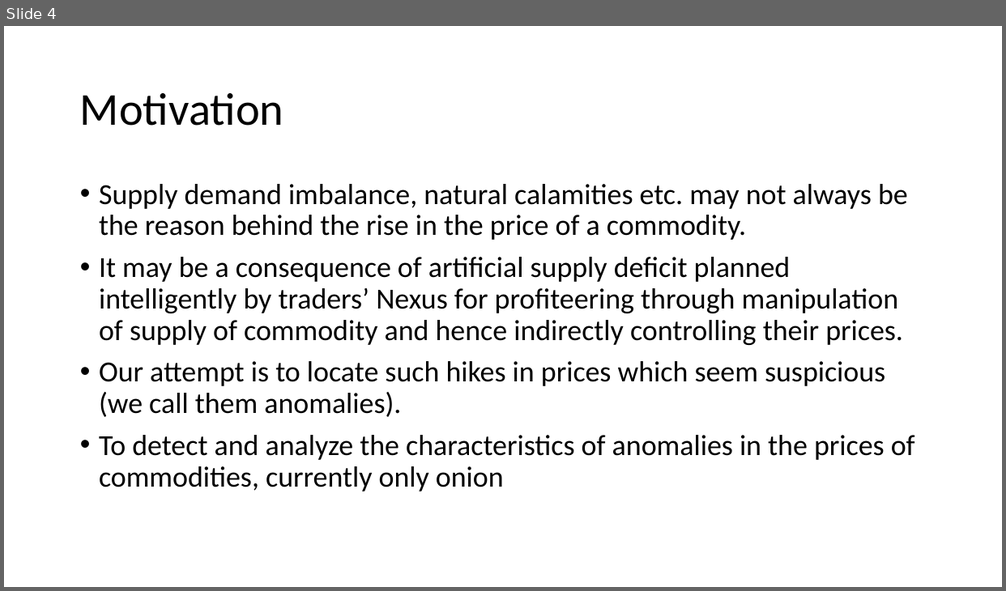
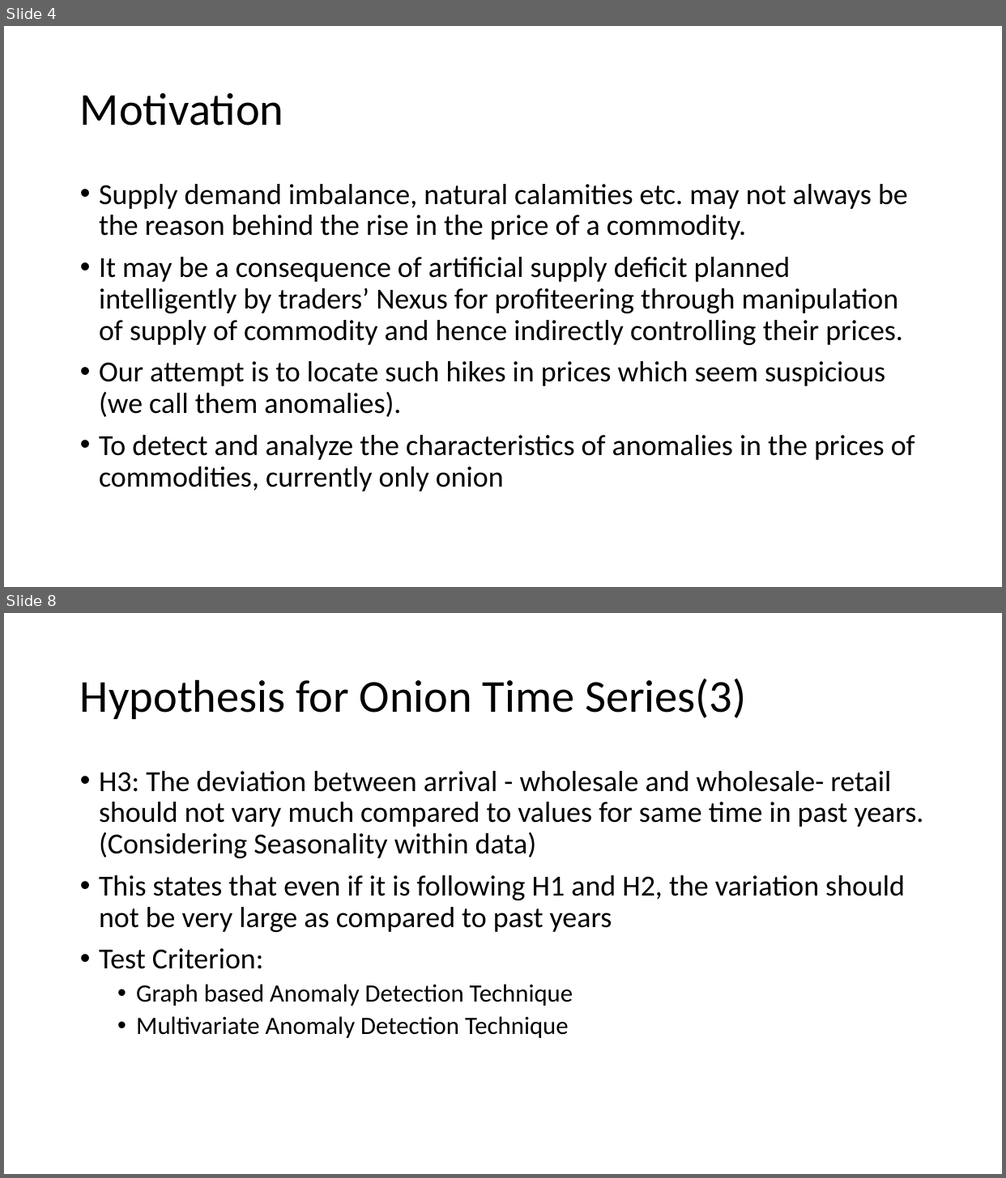
Before and after one commit to baldvaritesh/mtp, a slide deck: thesisPresentation/Thesis.pptx. Shown one above the other, each under a label of ours: slide 4 before the commit, slides 4 and 8 after it; the slides between them are not shown. The pictures are 1006x591 and 1006x1178 pixels, drawn with LibreOffice and Linux fonts; fonts in the diff are those of the drawing. Boxes give left, top, right and bottom in pixels: in the first picture for what was removed or moved away, otherwise in the second. Text is boxed around its words. In the diff, an @@ line names an element or a change of style, - is before the commit and + after.

```diff
--- a/thesisPresentation/Thesis.pptx
+++ b/thesisPresentation/Thesis.pptx
@@ slide 8 added at box(4, 613, 1002, 1174), background #FFFFFF @@
@@ title added at box(80, 679, 746, 719), 44 pt, text #000000 @@
+Hypothesis for Onion Time Series(3)
@@ text added at box(99, 771, 924, 1038), 28 pt, text #000000 @@
+• H3: The deviation between arrival - wholesale and wholesale- retail should not vary much compared to values for same time in past years.(Considering Seasonality within data)
+• This states that even if it is following H1 and H2, the variation should not be very large as compared to past years
+• Test Criterion:
+  • Graph based Anomaly Detection Technique
+  • Multivariate Anomaly Detection Technique
```
Also in this commit, not shown: 1 slide changed, 15 other slides added, 1 slide removed, 11 other files.
